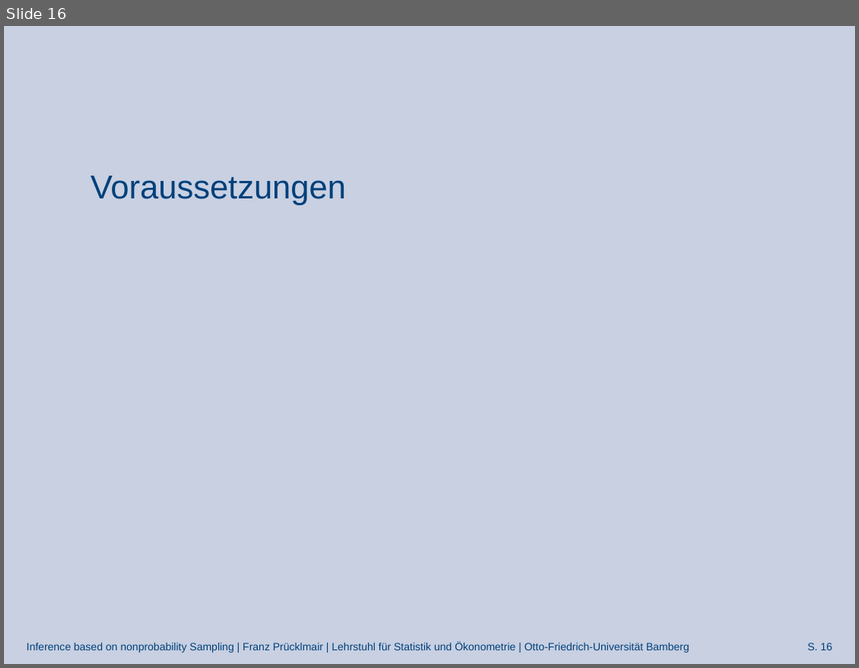
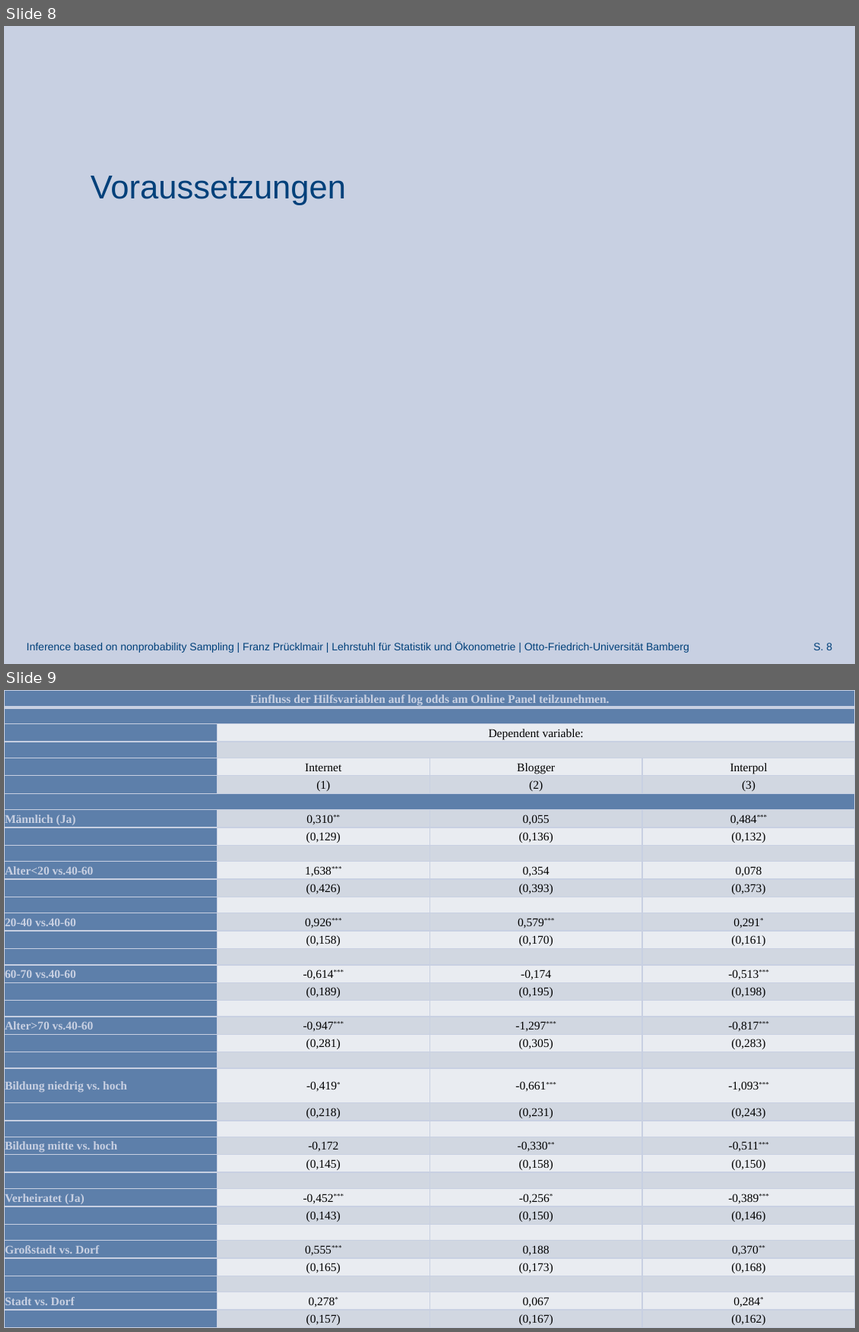
Before and after one commit to FranzPruecklmair/Civey, a slide deck: Präsentation_JF_29.04.2022.pptx. Shown one above the other, each under a label of ours: slide 16 before the commit, slides 8 and 9 after it. The pictures are 859x668 and 859x1332 pixels, drawn with LibreOffice and Linux fonts; fonts in the diff are those of the drawing; grey boxes stand for pictures; background and template pictures are left out. Boxes give left, top, right and bottom in pixels: in the first picture for what was removed or moved away, otherwise in the second. Text is boxed around its words. In the diff, an @@ line names an element or a change of style, - is before the commit and + after.

Commit message:
Präsi + Internet dauer SAR Annahme Korrigiert

```diff
--- a/Präsentation_JF_29.04.2022.pptx
+++ b/Präsentation_JF_29.04.2022.pptx
@@ slide 9 added at bbox=[4, 690, 855, 1328], background picture (left out); not listed: 2 template elements that a slide beside it also shows @@
@@ table added at bbox=[4, 690, 855, 1328], 36 rows, 4 columns @@
+Einfluss der Hilfsvariablen auf log odds am Online Panel teilzunehmen. |  |  | 
+ |  |  | 
+ | Dependent variable: |  | 
+ |  |  | 
+ | Internet | Blogger | Interpol
+ | (1) | (2) | (3)
+ |  |  | 
+Männlich (Ja) | 0,310** | 0,055 | 0,484***
+ | (0,129) | (0,136) | (0,132)
+ |  |  | 
+Alter<20 vs.40-60 | 1,638*** | 0,354 | 0,078
+ | (0,426) | (0,393) | (0,373)
+ |  |  | 
+20-40 vs.40-60 | 0,926*** | 0,579*** | 0,291*
+ | (0,158) | (0,170) | (0,161)
+ |  |  | 
+60-70 vs.40-60 | -0,614*** | -0,174 | -0,513***
+ | (0,189) | (0,195) | (0,198)
+ |  |  | 
+Alter>70 vs.40-60 | -0,947*** | -1,297*** | -0,817***
+ | (0,281) | (0,305) | (0,283)
+ |  |  | 
+Bildung niedrig vs. hoch | -0,419* | -0,661*** | -1,093***
+ | (0,218) | (0,231) | (0,243)
+ |  |  | 
+Bildung mitte vs. hoch | -0,172 | -0,330** | -0,511***
+ | (0,145) | (0,158) | (0,150)
+ |  |  | 
+Verheiratet (Ja) | -0,452*** | -0,256* | -0,389***
+ | (0,143) | (0,150) | (0,146)
+ |  |  | 
+Großstadt vs. Dorf | 0,555*** | 0,188 | 0,370**
+ | (0,165) | (0,173) | (0,168)
+ |  |  | 
+Stadt vs. Dorf | 0,278* | 0,067 | 0,284*
+ | (0,157) | (0,167) | (0,162)
@@ what was slide 16 is now slide 8 @@
@@ page number at bbox=[813, 643, 832, 651]: text changed @@
-S. 16
+S. 8
```
Also in this commit, not shown: 8 slides changed, 5 other slides added, 10 slides removed, 2 other files.
